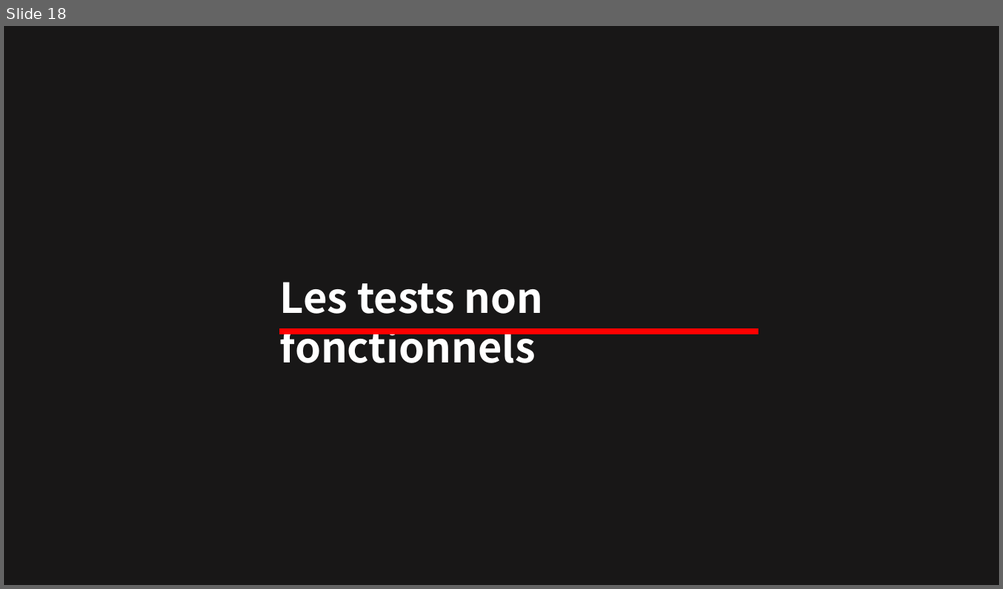
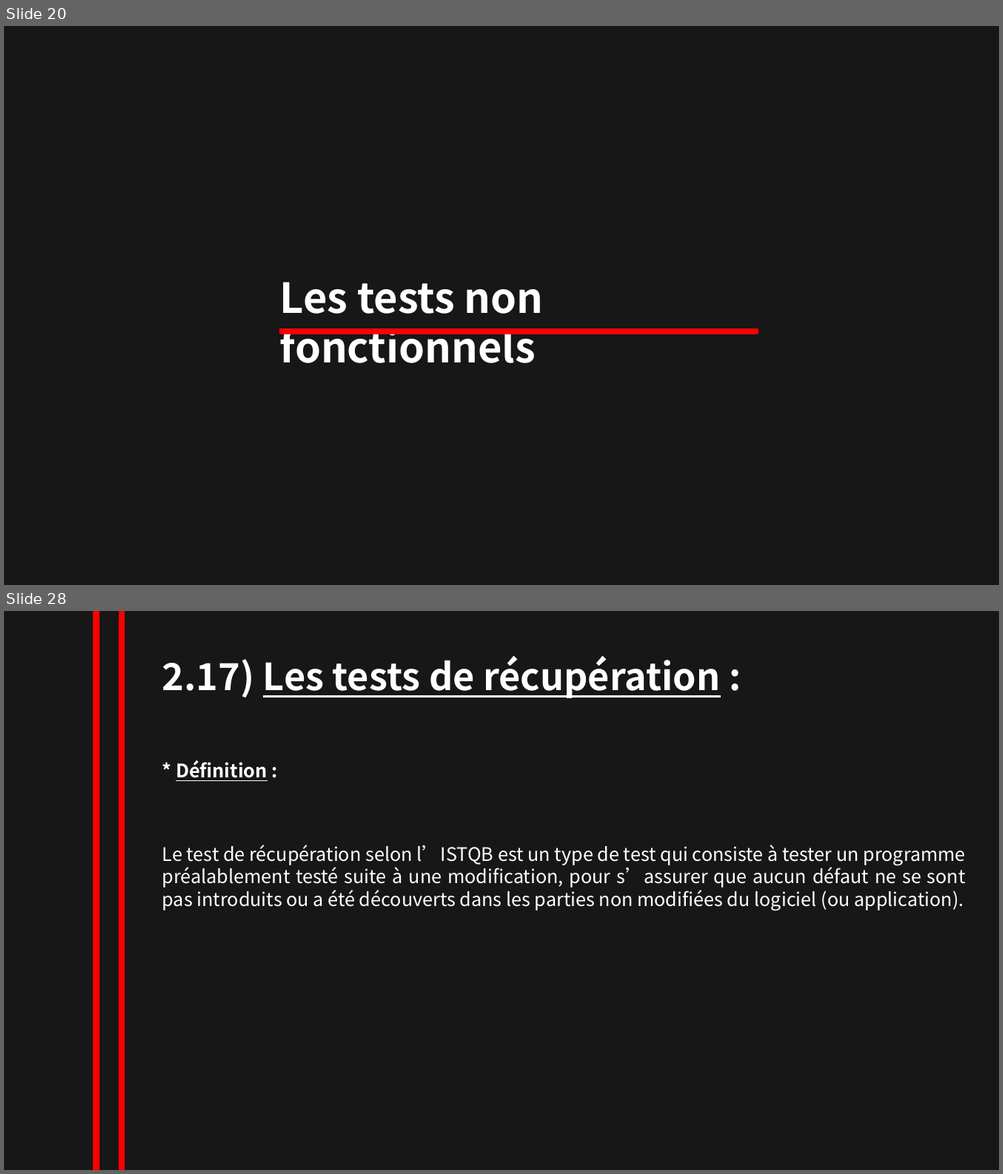
Before and after one commit to NesrineZitouni11/nesrine_zitouni, a slide deck: TRAVAUX/powerpointRevisionISTQB.pptx. Shown one above the other, each under a label of ours: slide 18 before the commit, slides 20 and 28 after it; the slides between them are not shown. The pictures are 1003x589 and 1003x1174 pixels, drawn with LibreOffice and Linux fonts; fonts in the diff are those of the drawing. Boxes give left, top, right and bottom in pixels: in the first picture for what was removed or moved away, otherwise in the second. Text is boxed around its words. In the diff, an @@ line names an element or a change of style, - is before the commit and + after.

Commit message:
Modification diaporama

```diff
--- a/TRAVAUX/powerpointRevisionISTQB.pptx
+++ b/TRAVAUX/powerpointRevisionISTQB.pptx
@@ slide 28 added at box(4, 611, 999, 1170), background #181717 @@
@@ line added from (96, 611) to (96, 1170), #FF0000 6 pt @@
@@ line added from (122, 611) to (122, 1170), #FF0000 6 pt @@
@@ text added at box(162, 655, 720, 698), 36 pt, text #FFFFFF, bold, underline @@
+2.17) Les tests de récupération :
@@ text added at box(176, 760, 267, 781), 18 pt, text #FFFFFF, bold, underline @@
+* Définition :
@@ text added at box(162, 845, 965, 911), 18 pt, text #FFFFFF @@
+Le test de récupération selon l’ISTQB est un type de test qui consiste à tester un programme préalablement testé suite à une modification, pour s’assurer que aucun défaut ne se sont pas introduits ou a été découverts dans les parties non modifiées du logiciel (ou application).
@@ what was slide 18 is now slide 20 @@
```
Also in this commit, not shown: 1 slide changed, 8 other slides added, 1 slide removed.
